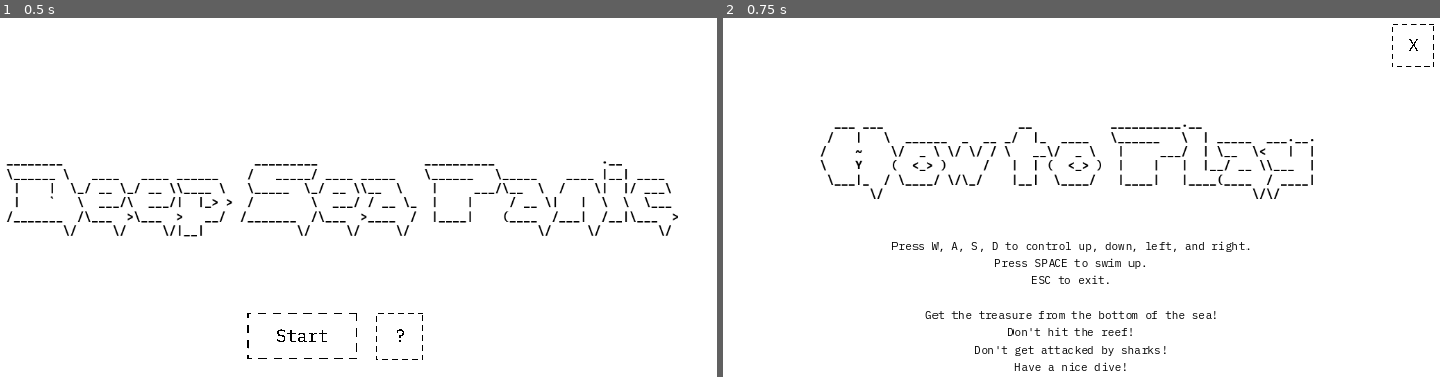
Above: before the commit, frames 1-2 (left to right).
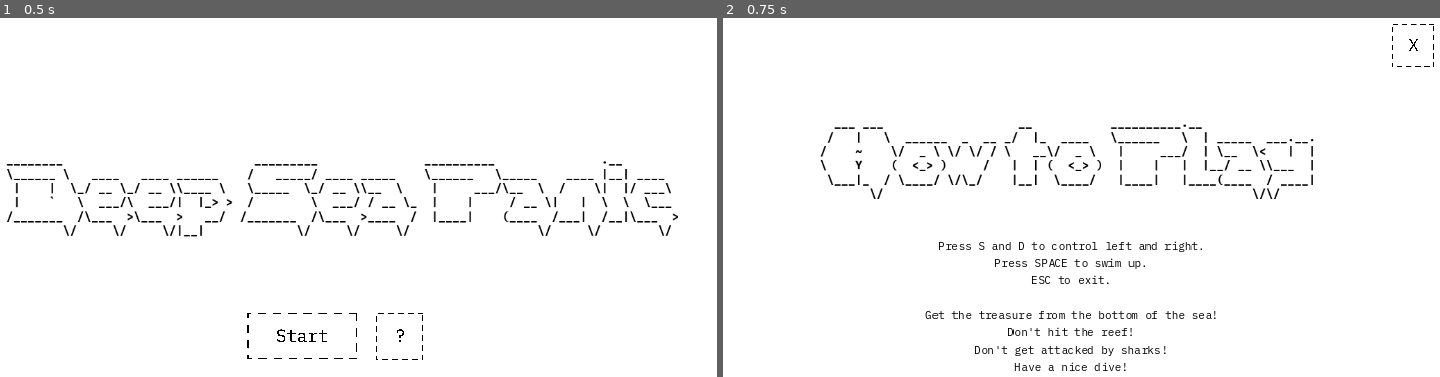
Above: after the commit, the same moments.

Repository: takumisegi/2D-Game-Project
Game: Godot game, scene res://Scene/Begin screen.tscn
Two runs of this game, one before a commit and one after it. Both use one fixed random seed, a clock stepped at 60 frames per second and the inputs below.
Inputs:
- Up to frame 1 (0.5 s): no input
- Up to frame 2 (0.75 s): click "？" at 0.5 s

Frame 1 is identical in both runs. In frame 2, 0.5% of the frame differs, in the area x 23-74%, y 62-66%.

Commit message:
revise tutorial

Diff:
--- a/2d-game-project/Scene/Tutorial.tscn
+++ b/2d-game-project/Scene/Tutorial.tscn
@@ -21,7 +21,7 @@
 offset_bottom = 488.0
 theme_override_colors/font_color = Color(0, 0, 0, 1)
 theme_override_fonts/font = ExtResource("2_kaeaa")
-text = "Press W, A, S, D to control up, down, left, and right.
+text = "Press S and D to control left and right.
 Press SPACE to swim up.
 ESC to exit.
 
